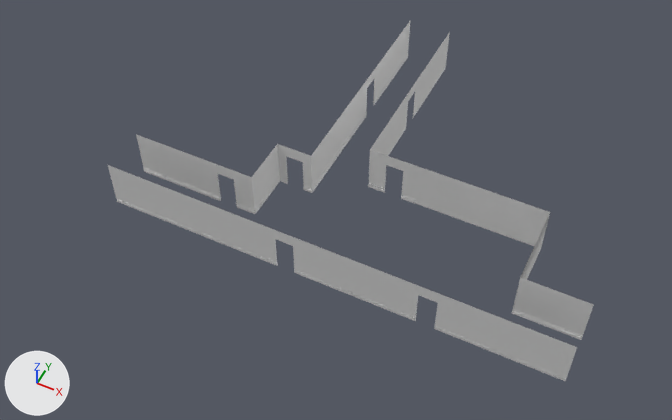
Before and after pictures for a commit that changed the FBX model Assets/Art/Environment/Mesh/Couloir_Apartement/MursMain.fbx.
Camera for both pictures: a 50 mm lens placed at (1.5, -55.2, 74.5), pointed at (-29.2, 6.2, -2.2). Lighting does not change. The marker at lower left points along +X, +Y and +Z. The first picture is the older version.

The first picture shows 'MUR ESCALIER'.
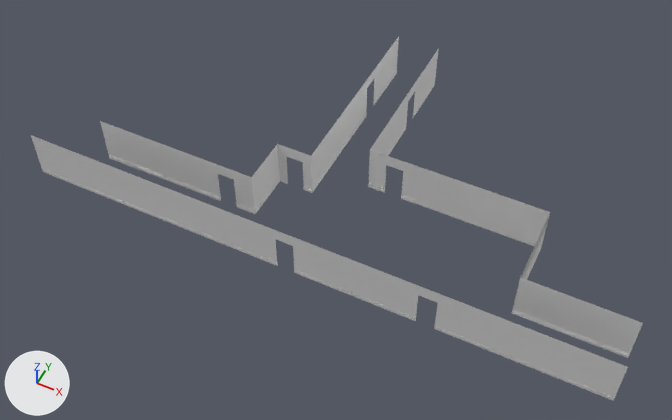
Changed parts and their boxes (x1, y1, x2, y2) in the pictures (672 x 420 px; the box of a moved part takes in the faces that stretch with it):
'MUR ESCALIER', reshaped (26% wider)
    before: (108, 21, 594, 381)
    after: (31, 36, 643, 401)
part 1 of me_cube_004, moved or reshaped
    before: (108, 134, 228, 242)
    after: (31, 121, 228, 242)
part 2 of me_cube_004, moved or reshaped
    before: (434, 277, 594, 381)
    after: (434, 277, 643, 401)
part 3 of me_cube_004, moved or reshaped
    before: (373, 21, 450, 117)
    after: (373, 36, 439, 117)

The change in detail:
me_cube_004 is used by ob_mur_escalier; location (0.0, 0.0, 0.0).
me_cube_004 had 1186 vertices, 629 faces and spanned x -50.0..0.0, y -5.1..31.5, z 0.0..5.7.
me_cube_004 now has 1186 vertices, 629 faces and spans x -60.0..4.5, y -5.1..28.0, z 0.0..5.7.
me_cube_004 part 1: all 72 vertices in x -50.0, y -5.1..0.0, z 0.0..5.7 are scaled about their middle by (-1.39e+06, 1, 1), then moved by (-7.3, 0.0, 0.0).
me_cube_004 part 2: all 71 vertices in x 0.0, y -5.1..0.0, z 0.0..5.7 are moved by (4.5, 0.0, 0.0).
me_cube_004 part 3: all 71 vertices in x -31.8..-26.7, y 31.5, z 0.0..5.7 are moved by (0.0, -3.5, 0.0).
